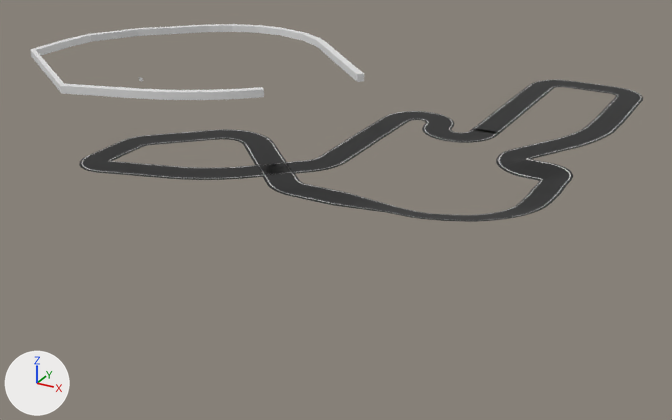
An edit to the Blender file KARTGAME/Assets/Models/Tracks/track01.blend, drawn before and after from the same camera.
Camera for both pictures: a camera (50 mm lens) standing at (187.0, -565.0, 248.0) and looking at (-80.0, -80.0, 5.0). The axes (+X, +Y, +Z) are drawn at lower left. The lights are the same throughout.

Names of what the first picture shows: 'Cube', 'Straight.001'.
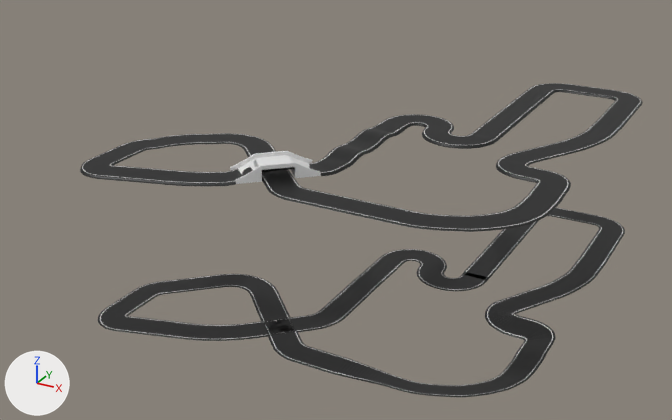
ob_straight_002 is not drawn itself; it is used by a modifier of ob_plane, ob_cube.

Location of each change, (x1, y1, x2, y2) in pixels of the pictures (672 x 420 px):
'Straight.001', moved: before (79, 80, 643, 222); after (98, 208, 625, 397)
'TrackMain', shown (black): after (80, 83, 643, 232)
'Cube', reshaped, moved, turned, rescaled, modifiers changed: before (30, 24, 364, 100); after (230, 151, 321, 184)
'Plane', deleted: before (139, 77, 143, 81)

Patch to the scene script:
```diff
--- a/KARTGAME/Assets/Models/Tracks/track01.blend.py
+++ b/KARTGAME/Assets/Models/Tracks/track01.blend.py
@@ mat_material @@
+mat_material = principled_material('Material')
+mat_material.base_color = (0.8, 0.8, 0.8)  # white #e7e7e7
@@ me_cube @@
 # used by ob_cube; location = (0.0, 50.0, 57.8)
-me_cube.from_pydata(...)  # 8 vertices, 6 faces; spans x -2.0..2.0, y -2.0..2.0, z -2.0..2.0
+me_cube.from_pydata(...)  # 130 vertices, 137 faces; spans x -1.02..0.98, y -3.52..3.61, z -0.73..0.59
+# me_cube part 1: 8 vertices removed from x -2.0..2.0, y -2.0..2.0, z -2.0..2.0; 130 vertices added at x -1.02..0.98, y -3.52..3.61, z -0.73..0.59
+me_cube.materials.append(mat_material)  # white #e7e7e7
@@ me_plane_001 @@
 # used by ob_trackmain; location = (0.0, 0.0, 50.0); rotation_euler = (0.0, 0.0, -1.571), in degrees (0, 0, -90); scale = (1.5, 1.5, 1.5)
-me_plane_001.from_pydata(...)  # 2405 vertices, 2185 faces; spans x -73.0..135.0, y -126.0..48.0, z -1.0..7.0
-me_plane_001.materials.append(mat_black_001)  # black #161616
-me_plane_001.materials.append(mat_white_002)  # light grey #c3c3c3
+me_plane_001.from_pydata(...)  # 4437 vertices, 3847 faces; spans x -189.0..73.0, y -203.0..110.0, z 57.0..64.0
+# me_plane_001 part 2: 4437 vertices added at x -189.0..73.0, y -203.0..110.0, z 57.0..64.0
+me_plane_001.materials.append(mat_black_012)  # black #161616
+me_plane_001.materials.append(mat_white_033)  # light grey #c3c3c3
@@ ob_straight_001 @@
 ob_straight_001 = bpy.data.objects.new('Straight.001', me_plane_012)
-ob_straight_001.location = (0.0, 0.0, 0.0)
+ob_straight_001.location = (0.0, 0.0, -102.8)
@@ ob_straight_002 @@
-ob_straight_002 = bpy.data.objects.new('Straight.002', cu_straight_002)
-ob_straight_002.location = (0.0, 0.0, 0.0)
@@ ob_plane @@
 _m = ob_plane.modifiers.new('Curve', 'CURVE')
-_m.object = ob_straight_002
 _m.deform_axis = 'POS_Z'
@@ ob_cube @@
 ob_cube = bpy.data.objects.new('Cube', me_cube)
-ob_cube.location = (0.0, 50.0, 57.8)
-_m = ob_cube.modifiers.new('Array', 'ARRAY')
-_m.count = 63
-_m = ob_cube.modifiers.new('Curve', 'CURVE')
-_m.object = ob_straight_002
+ob_cube.location = (-81.0, -150.5, 60.1)
+ob_cube.rotation_euler = (-0.00129, 0.0000951, -0.808)  # degrees (-0.1, 0, -46)
+ob_cube.scale = (10.2, 6.73, 7.0)
@@ ob_trackmain @@
 ob_trackmain = bpy.data.objects.new('TrackMain', me_plane_001)
-ob_trackmain.location = (0.0, 0.0, 50.0)
-ob_trackmain.rotation_euler = (0.0, 0.0, -1.571)  # degrees (0, 0, -90)
-ob_trackmain.scale = (1.5, 1.5, 1.5)
-ob_trackmain.hide_set(True)
+ob_trackmain.location = (0.0, 0.0, -3.6)
```
